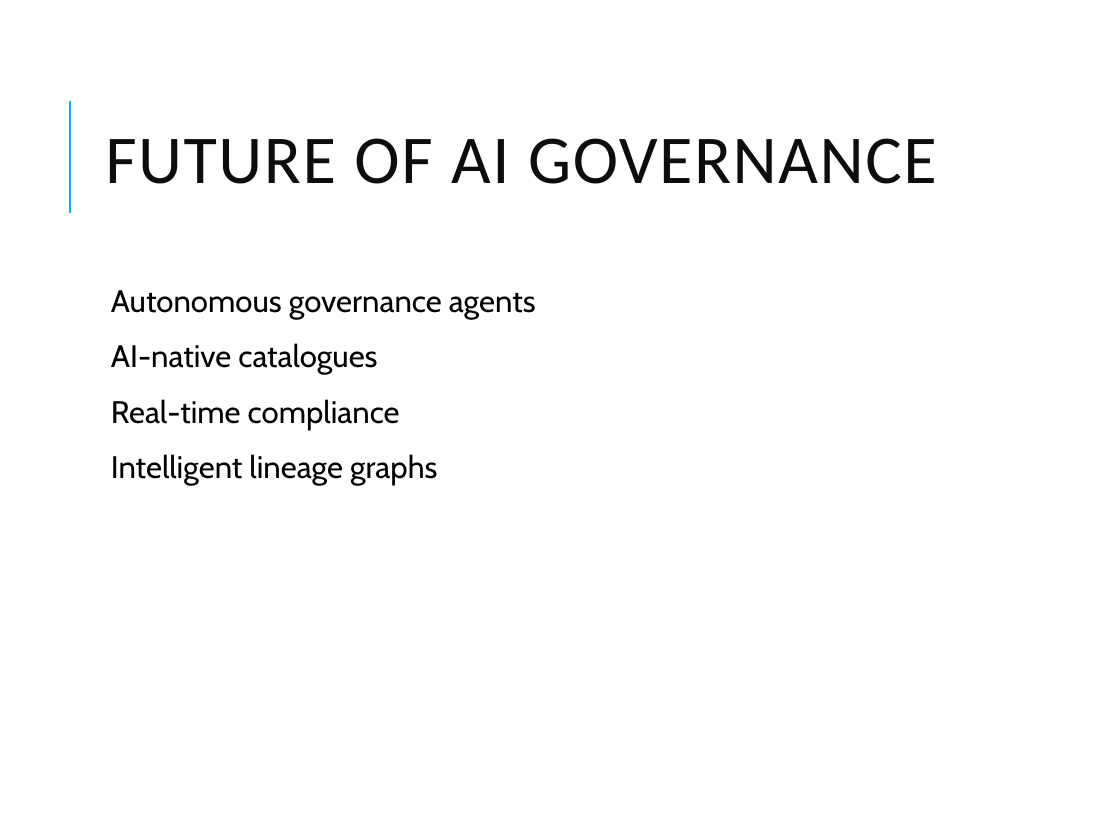
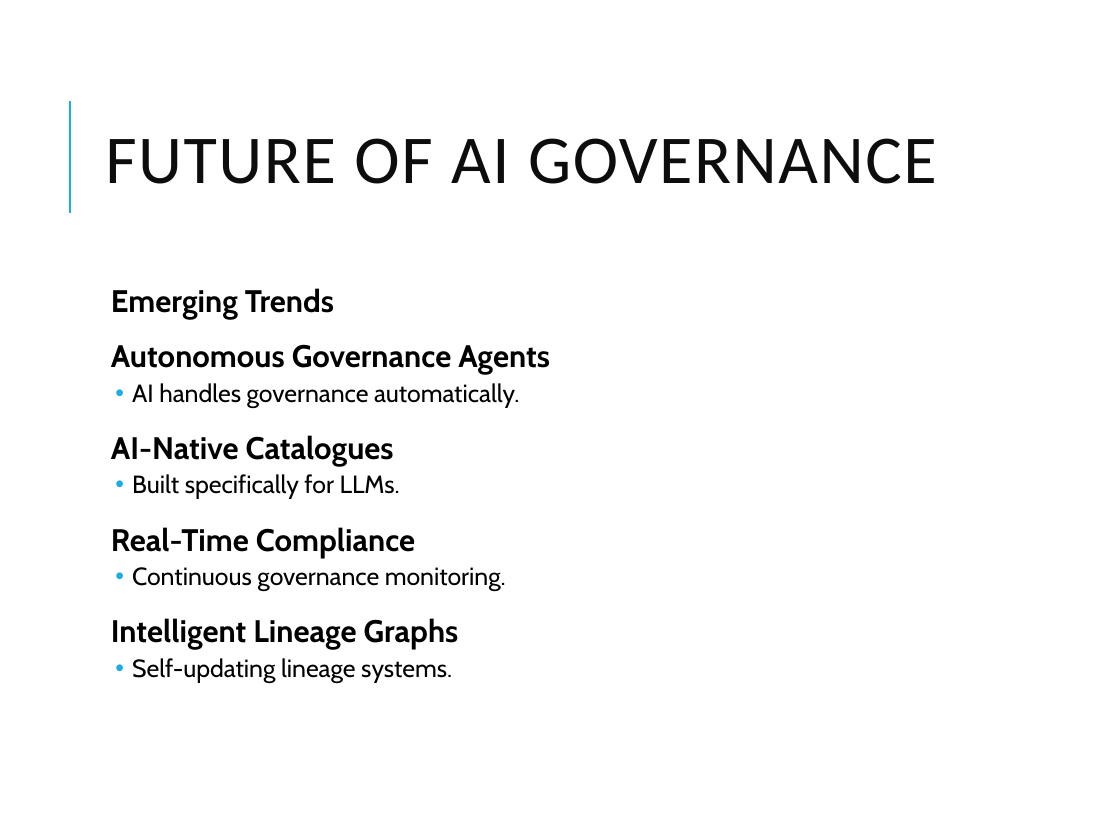
Before and after one commit to vikash-verma-profile/SIG-GENAI-May-2026, a slide deck: slide 54 of Week-3/Day-3/AI_Governance_Lineage_Metadata_Automation.pptx (slide 32 before the commit). Drawn at 1120x840 pixels with LibreOffice and Linux fonts; fonts in the diff are those of the drawing. Boxes give left, top, right and bottom in pixels: in the first picture for what was removed or moved away, otherwise in the second. Text is boxed around its words. In the diff, an @@ line names an element or a change of style, - is before the commit and + after.

```diff
--- a/Week-3/Day-3/AI_Governance_Lineage_Metadata_Automation.pptx
+++ b/Week-3/Day-3/AI_Governance_Lineage_Metadata_Automation.pptx
@@ text at bbox=[111, 288, 550, 682]: text changed; size 20 to 16 pt @@
-  Autonomous governance agents
-  AI-native catalogues
-  Real-time compliance
-  Intelligent lineage graphs
+  Emerging Trends
+  Autonomous Governance Agents
+  • AI handles governance automatically.
+  AI-Native Catalogues
+  • Built specifically for LLMs.
+  Real-Time Compliance
+  • Continuous governance monitoring.
+  Intelligent Lineage Graphs
+  • Self-updating lineage systems.
```
Also in this commit, not shown: 19 other slides changed, 22 slides added, 1 other file.
